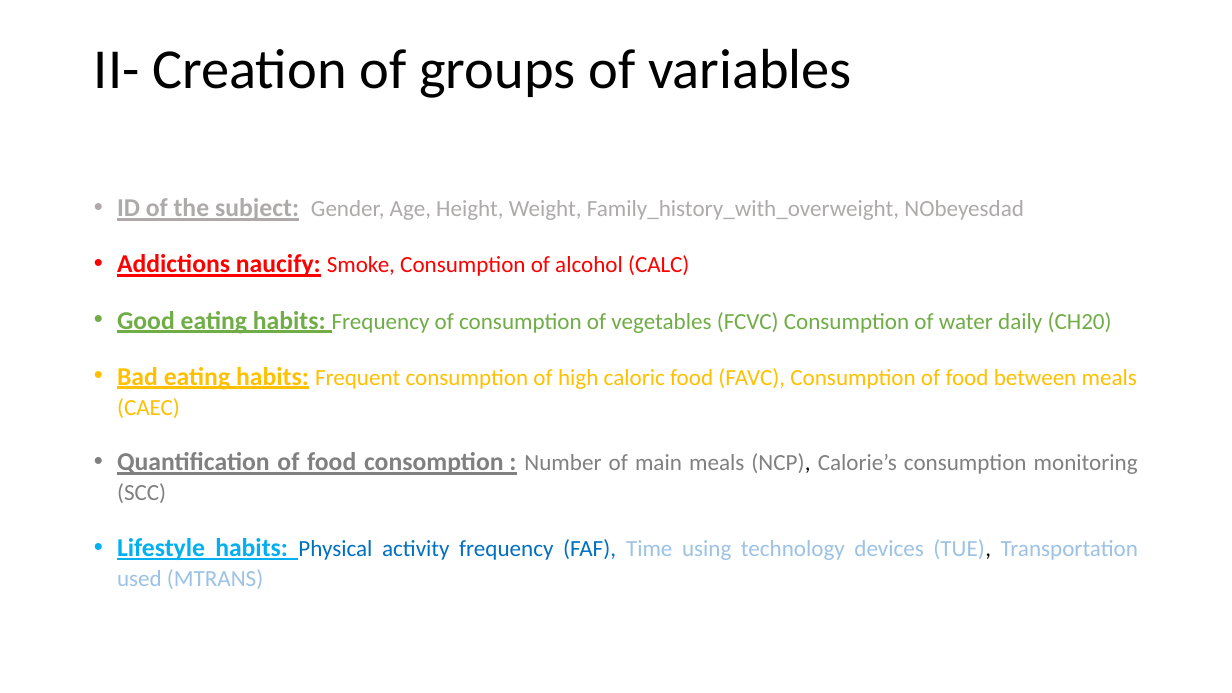
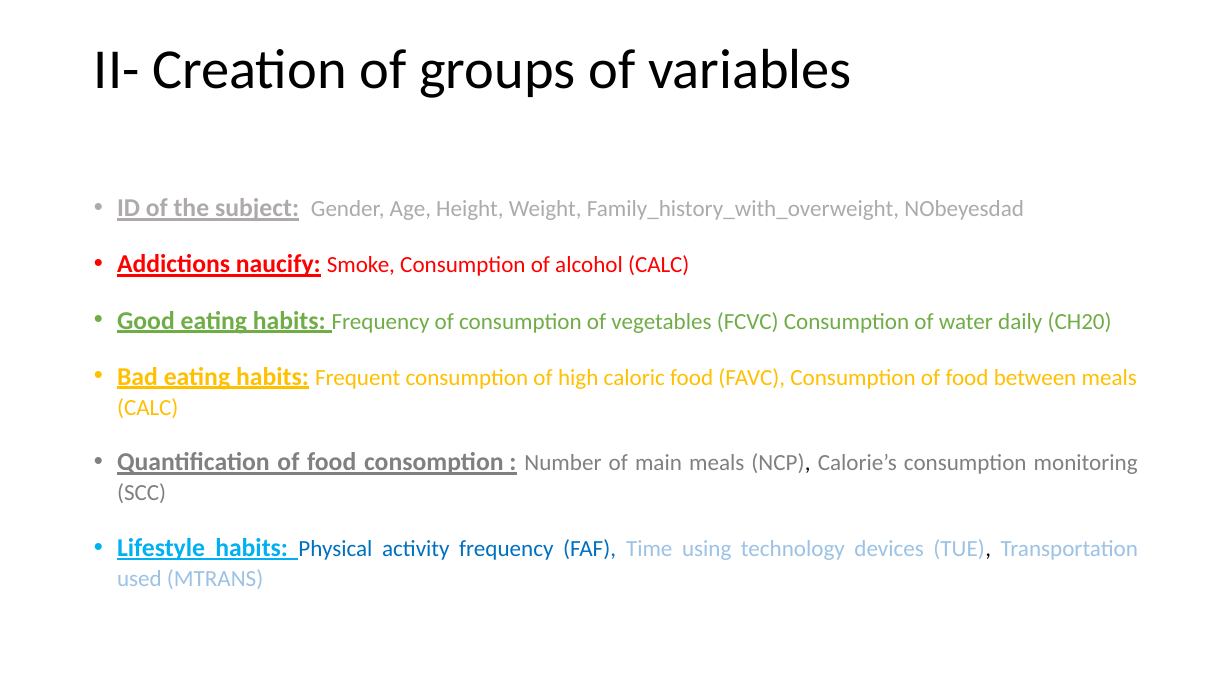
Before and after one commit to Leodespt/Projet_Python, a slide deck: slide 4 of Presentation_Python.pptx. Drawn at 1232x693 pixels with LibreOffice and Linux fonts; fonts in the diff are those of the drawing. Boxes give left, top, right and bottom in pixels: in the first picture for what was removed or moved away, otherwise in the second. Text is boxed around its words. In the diff, an @@ line names an element or a change of style, - is before the commit and + after.

```diff
--- a/Presentation_Python.pptx
+++ b/Presentation_Python.pptx
@@ text at [117,367,1137,418]: text changed @@
-• Bad eating habits: Frequent consumption of high caloric food (FAVC), Consumption of food between meals (CAEC)
+• Bad eating habits: Frequent consumption of high caloric food (FAVC), Consumption of food between meals (CALC)
```
Also in this commit, not shown: 4 other slides changed, 3 other files.
